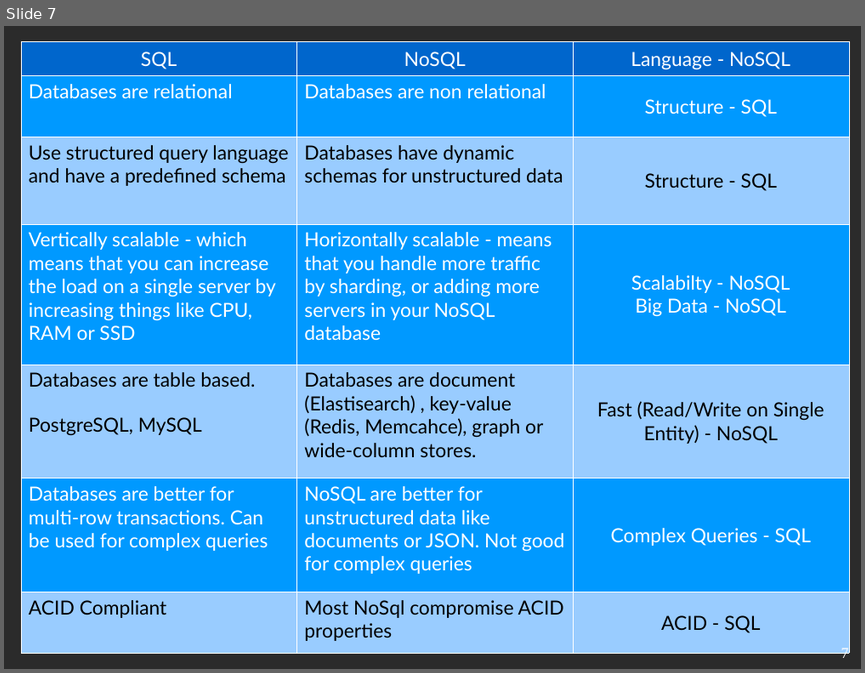
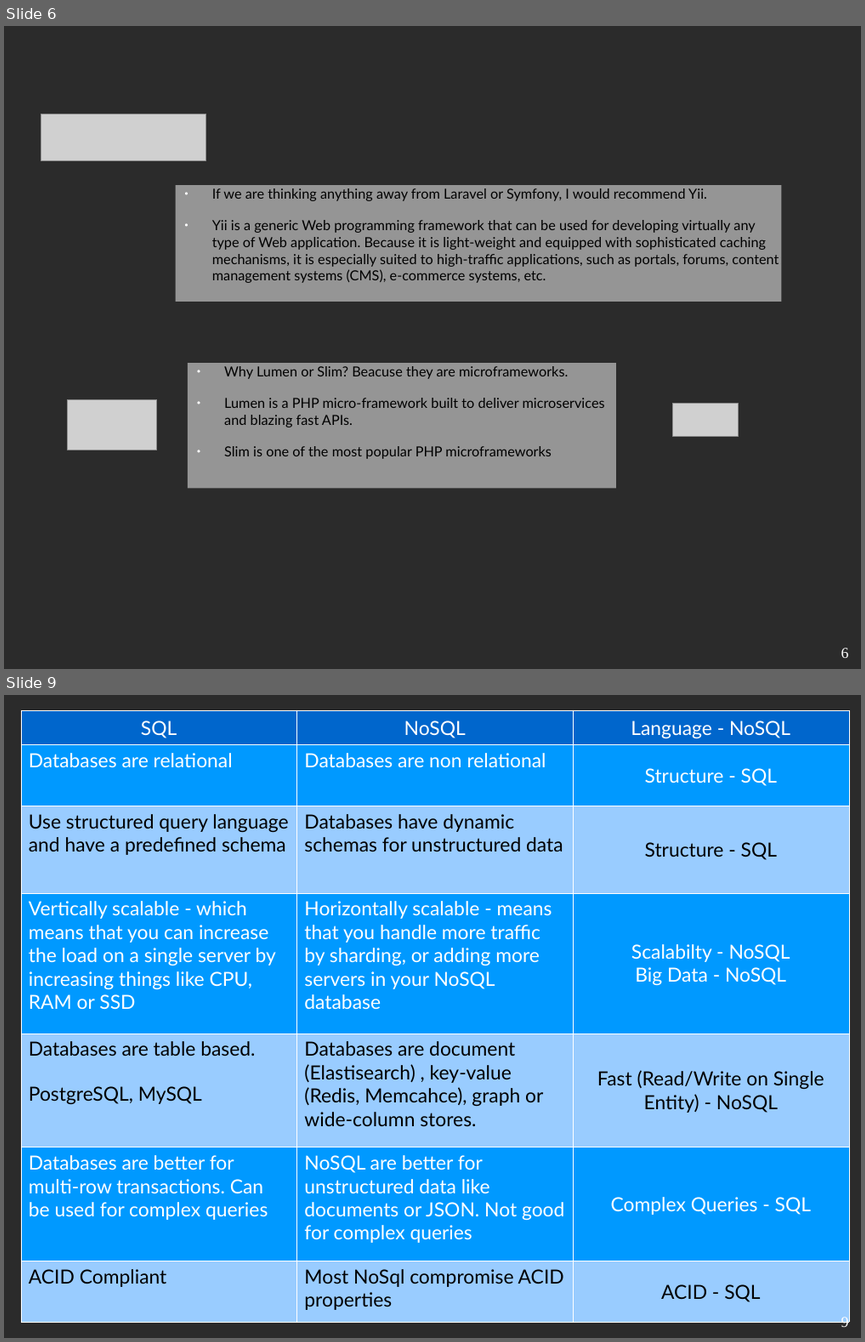
Before and after one commit to udaykarkera/udaykarkera.github.io, a slide deck: Future of the platform.odp. Shown one above the other, each under a label of ours: slide 7 before the commit, slides 6 and 9 after it; the slides between them are not shown. The pictures are 865x673 and 865x1342 pixels, drawn with LibreOffice and Linux fonts; fonts in the diff are those of the drawing; grey boxes stand for pictures; background and template pictures are left out; a plain dark background stands for a picture behind light text. Boxes give left, top, right and bottom in pixels: in the first picture for what was removed or moved away, otherwise in the second. Text is boxed around its words. In the diff, an @@ line names an element or a change of style, - is before the commit and + after.

```diff
--- a/Future of the platform.odp
+++ b/Future of the platform.odp
@@ slide 6 added at box(4, 26, 861, 669), background picture (left out) @@
@@ picture added at box(41, 114, 206, 160) @@
@@ text added at box(175, 186, 782, 302), fill #FFFFFF at 50% opacity, 12.8 pt, text #000000 @@
+● If we are thinking anything away from Laravel or Symfony, I would recommend Yii.
+● Yii is a generic Web programming framework that can be used for developing virtually any type of Web application. Because it is light-weight and equipped with sophisticated caching mechanisms, it is especially suited to high-traffic applications, such as portals, forums, content management systems (CMS), e-commerce systems, etc.
@@ text added at box(188, 363, 616, 488), fill #FFFFFF at 50% opacity, 12.8 pt, text #000000 @@
+● Why Lumen or Slim? Beacuse they are microframeworks.
+● Lumen is a PHP micro-framework built to deliver microservices and blazing fast APIs.
+● Slim is one of the most popular PHP microframeworks
@@ picture added at box(68, 399, 157, 450) @@
@@ picture added at box(674, 403, 738, 436) @@
@@ page number added at box(841, 647, 849, 658), 14 pt, text #FFFFFF @@
+6
@@ what was slide 7 is now slide 9 @@
@@ page number at box(841, 1316, 849, 1330): text changed @@
-7
+9
```
Also in this commit, not shown: 3 slides changed, 5 other slides added, 2 slides removed, 11 other files.
